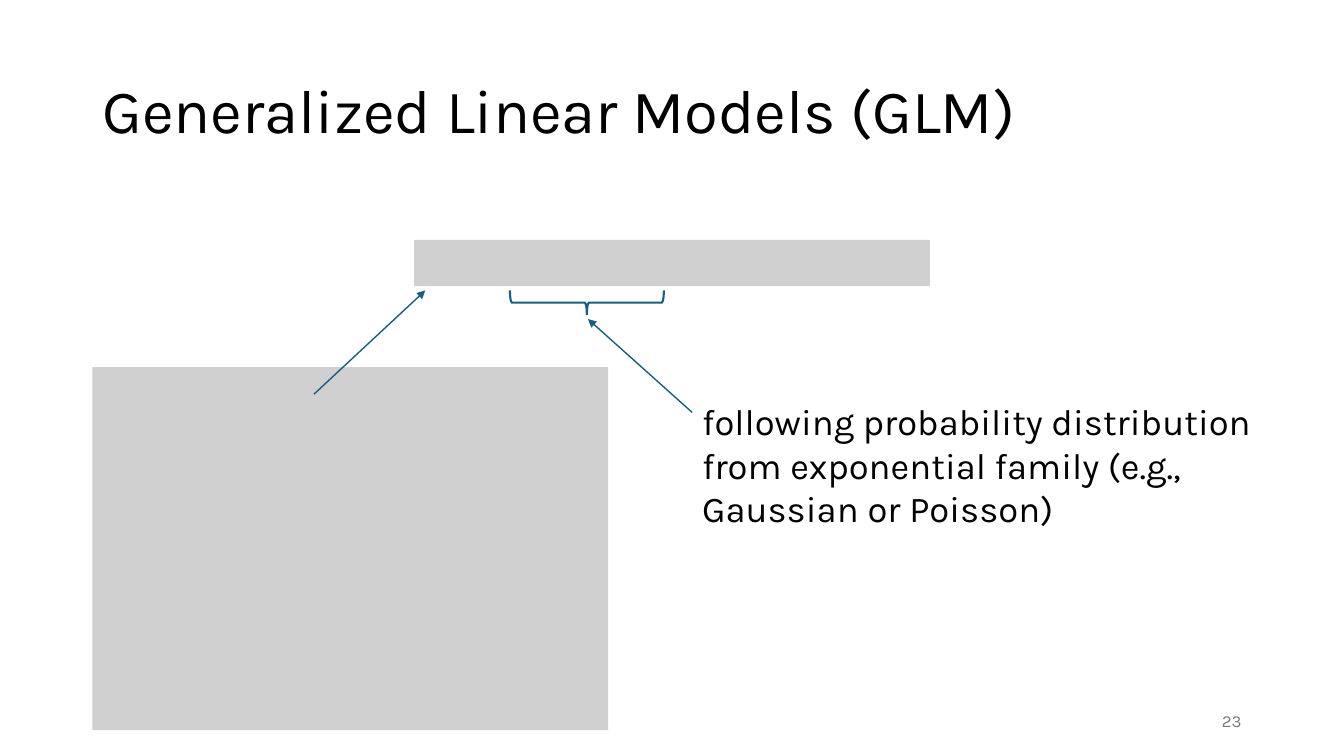
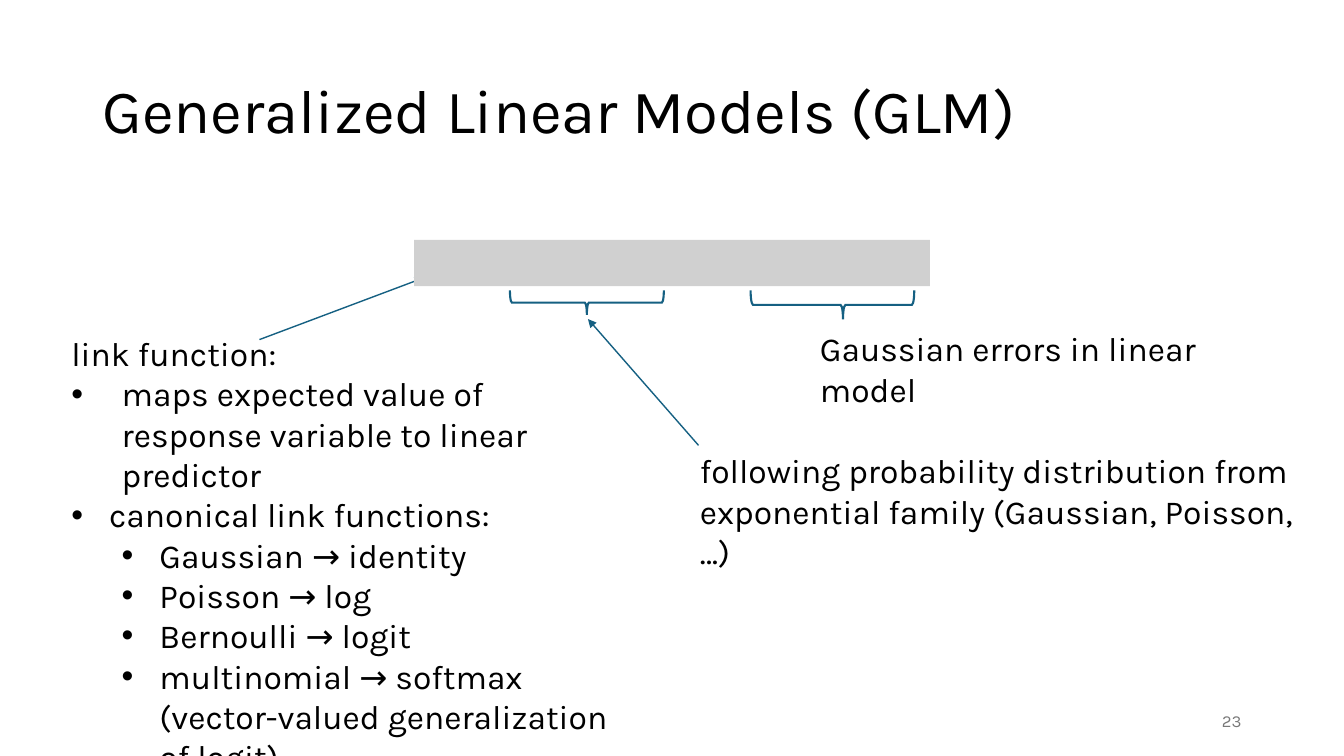
Before and after one commit to FelixWick/data_science, a slide deck: slide 23 of slides/5_supervised_learning.pptx. Drawn at 1344x756 pixels with LibreOffice and Linux fonts; fonts in the diff are those of the drawing; grey boxes stand for pictures. Boxes give left, top, right and bottom in pixels: in the first picture for what was removed or moved away, otherwise in the second. Text is boxed around its words. In the diff, an @@ line names an element or a change of style, - is before the commit and + after.

```diff
--- a/slides/5_supervised_learning.pptx
+++ b/slides/5_supervised_learning.pptx
@@ arrow moved from (314, 394) - (425, 290) to (259, 340) - (423, 278) @@
@@ left brace added at (751,290,914,319), outline #156082 1.5 pt @@
@@ arrow moved from (693, 412) - (588, 320) to (699, 446) - (588, 320) @@
@@ text added at (71,336,607,738), 24 pt, text #000000 @@
+link function:
+• maps expected value of response variable to linear predictor
+• canonical link functions:
+  • Gaussian → identity
+  • Poisson → log
+  • Bernoulli → logit
+  • multinomial → softmax (vector-valued generalization of logit)
@@ text added at (820,338,1196,403), 24 pt, text #000000 @@
+Gaussian errors in linear model
@@ picture removed at (93,367,609,730) @@
@@ text at (700,460,1293,533): text changed; size 26 to 24 pt @@
-following probability distribution from exponential family (e.g., Gaussian or Poisson)
+following probability distribution from exponential family (Gaussian, Poisson, …)
```
Also in this commit, not shown: 2 other slides changed, 1 other file.
